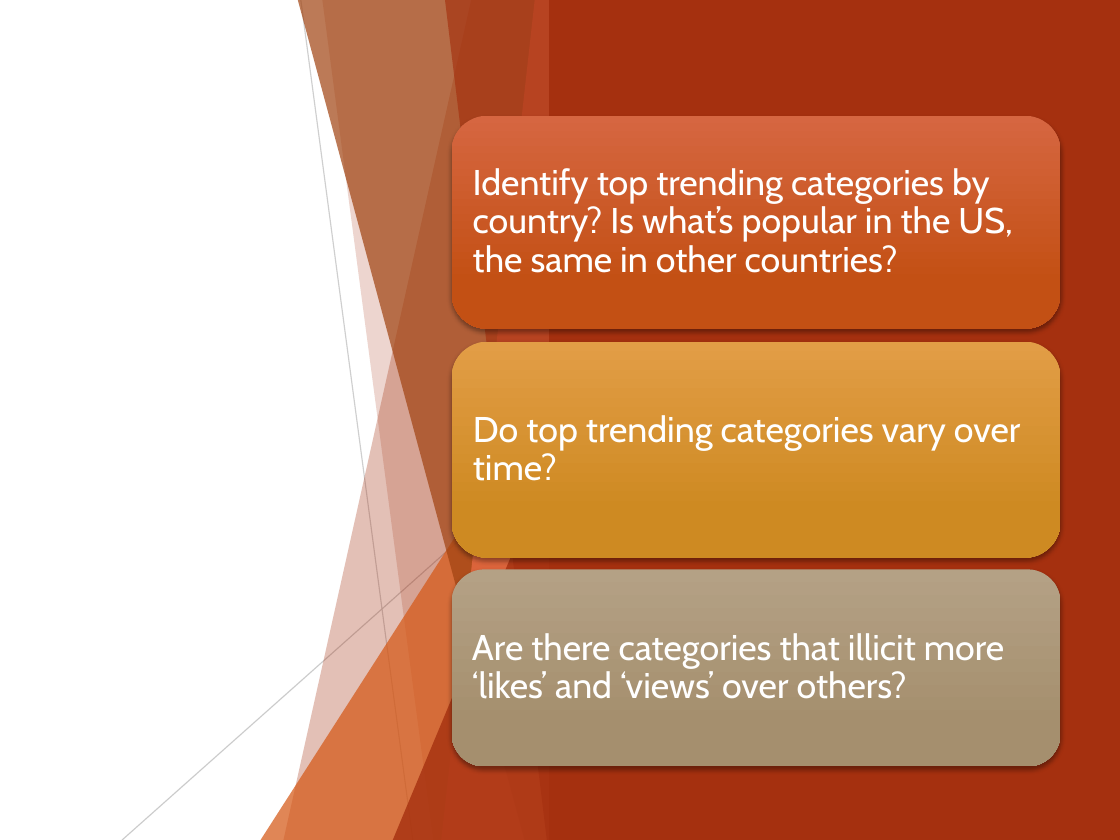
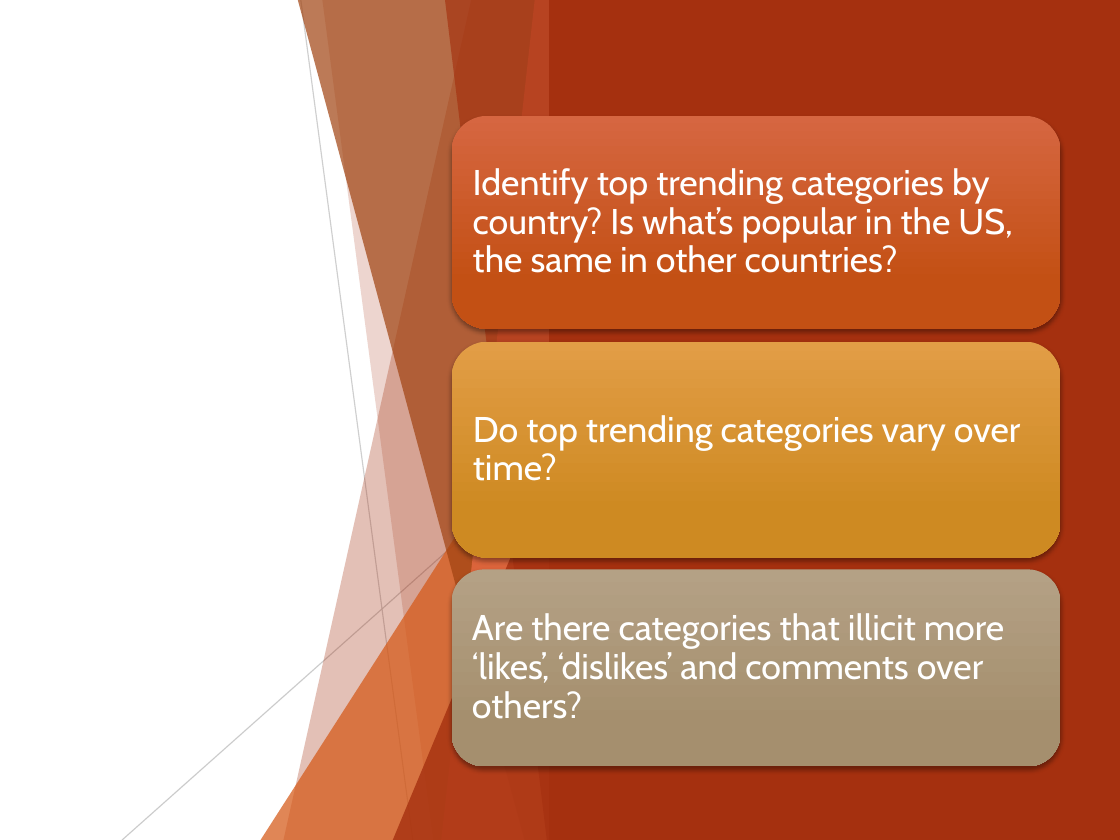
Before and after one commit to wabuge10/Project_One, a slide deck: slide 4 of Project 1 Presentation.pptx. Drawn at 1120x840 pixels with LibreOffice and Linux fonts; fonts in the diff are those of the drawing. Boxes give left, top, right and bottom in pixels: in the first picture for what was removed or moved away, otherwise in the second. Text is boxed around its words. In the diff, an @@ line names an element or a change of style, - is before the commit and + after.

```diff
--- a/Project 1 Presentation.pptx
+++ b/Project 1 Presentation.pptx
@@ text at (x1=472, y1=613, x2=1004, y2=719): text changed @@
-Are there categories that illicit more ‘likes’ and ‘views’ over others?
+Are there categories that illicit more ‘likes’, ‘dislikes’ and comments over others?
```
Also in this commit, not shown: 2 other slides changed, 11 slides added, 1 slide removed, 2 other files.
